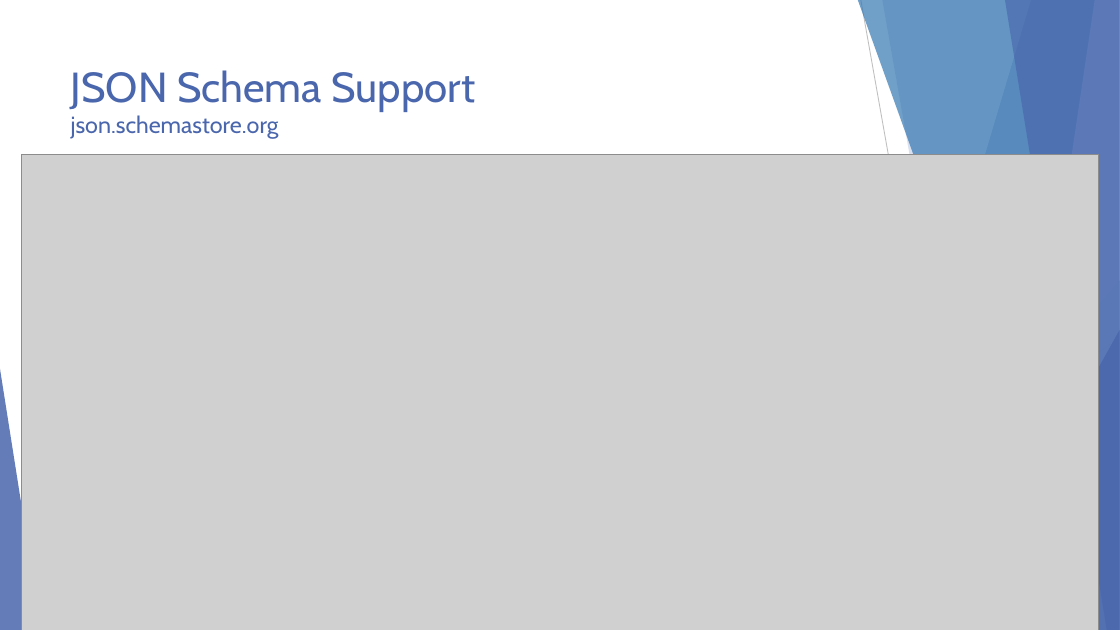
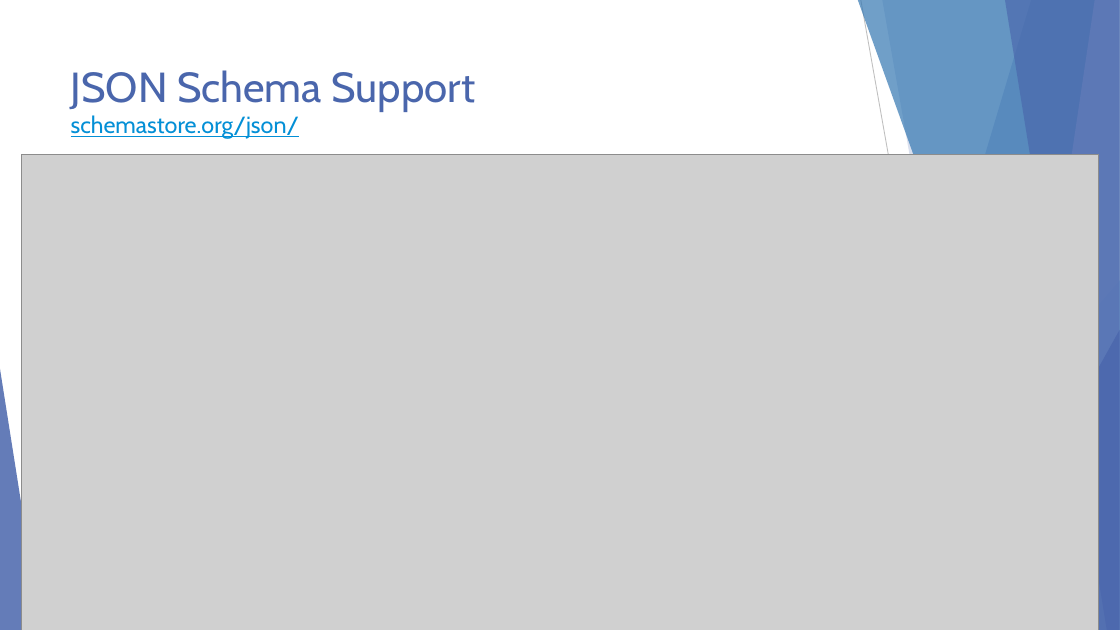
Before and after one commit to scottaddie/slide-decks, a slide deck: slide 13 of Intro to JavaScript Tooling in VS Code - MKEJS.pptx. Drawn at 1120x630 pixels with LibreOffice and Linux fonts; fonts in the diff are those of the drawing; grey boxes stand for pictures. Boxes give left, top, right and bottom in pixels: in the first picture for what was removed or moved away, otherwise in the second. Text is boxed around its words. In the diff, an @@ line names an element or a change of style, - is before the commit and + after.

```diff
--- a/Intro to JavaScript Tooling in VS Code - MKEJS.pptx
+++ b/Intro to JavaScript Tooling in VS Code - MKEJS.pptx
@@ title at box(71, 70, 475, 139): text changed; text colour #4A66AC to #038FD6 @@
-JSON Schema Support
-json.schemastore.org
+JSON Schema Support
+schemastore.org/json/
```
Also in this commit, not shown: 6 other slides changed.
